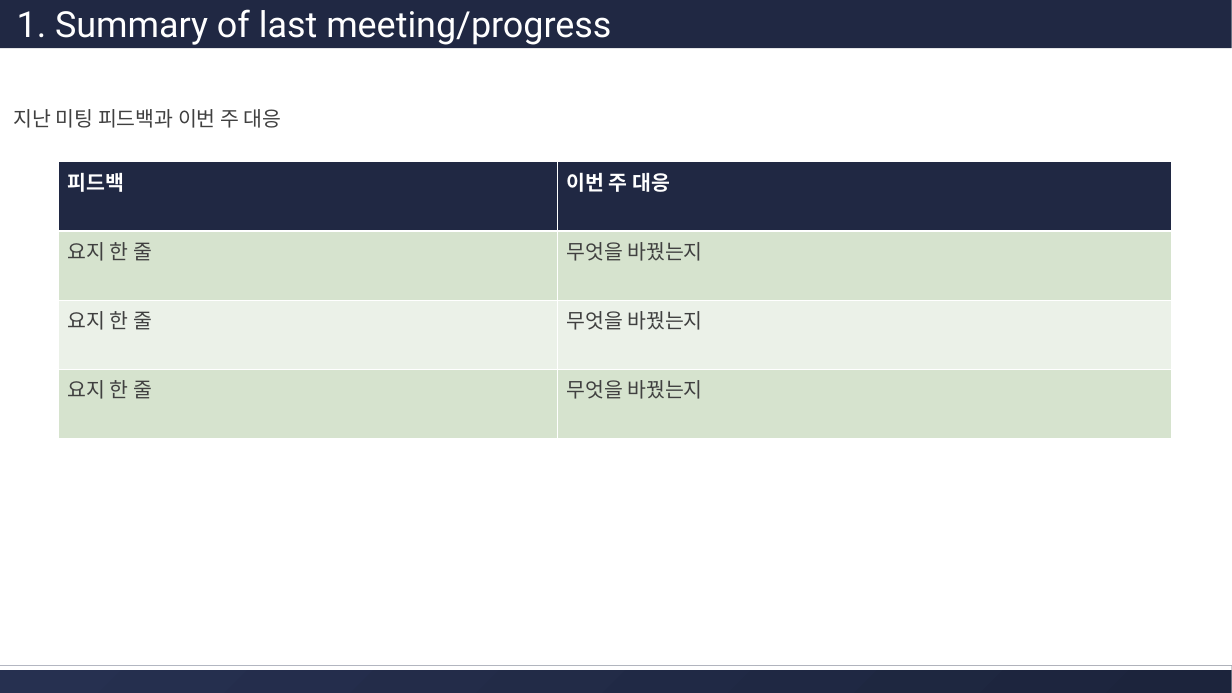
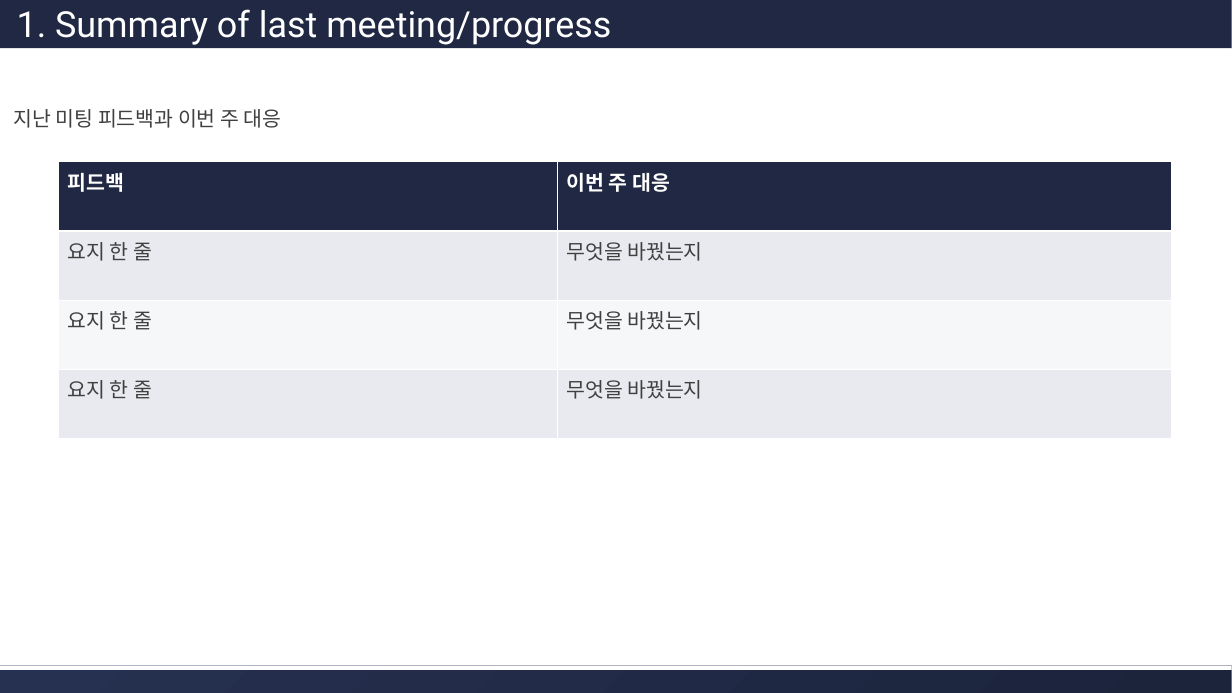
Before and after one commit to hjkim24/RADP, a slide deck: slide 3 of ppt/template/radp-progress-template.pptx. Drawn at 1232x693 pixels with LibreOffice and Linux fonts; fonts in the diff are those of the drawing. Boxes give left, top, right and bottom in pixels: in the first picture for what was removed or moved away, otherwise in the second. Text is boxed around its words. In the diff, an @@ line names an element or a change of style, - is before the commit and + after.

```diff
--- a/ppt/template/radp-progress-template.pptx
+++ b/ppt/template/radp-progress-template.pptx
@@ table at bbox=[58, 162, 1172, 439] @@
@@ fill #D6E4CF to #E8EAF0 in 4 cells @@
@@ fill #ECF2E9 to #F6F7F9 in row 3 @@
@@ borders changed @@
```
Also in this commit, not shown: 2 other slides changed, 1 other file.
